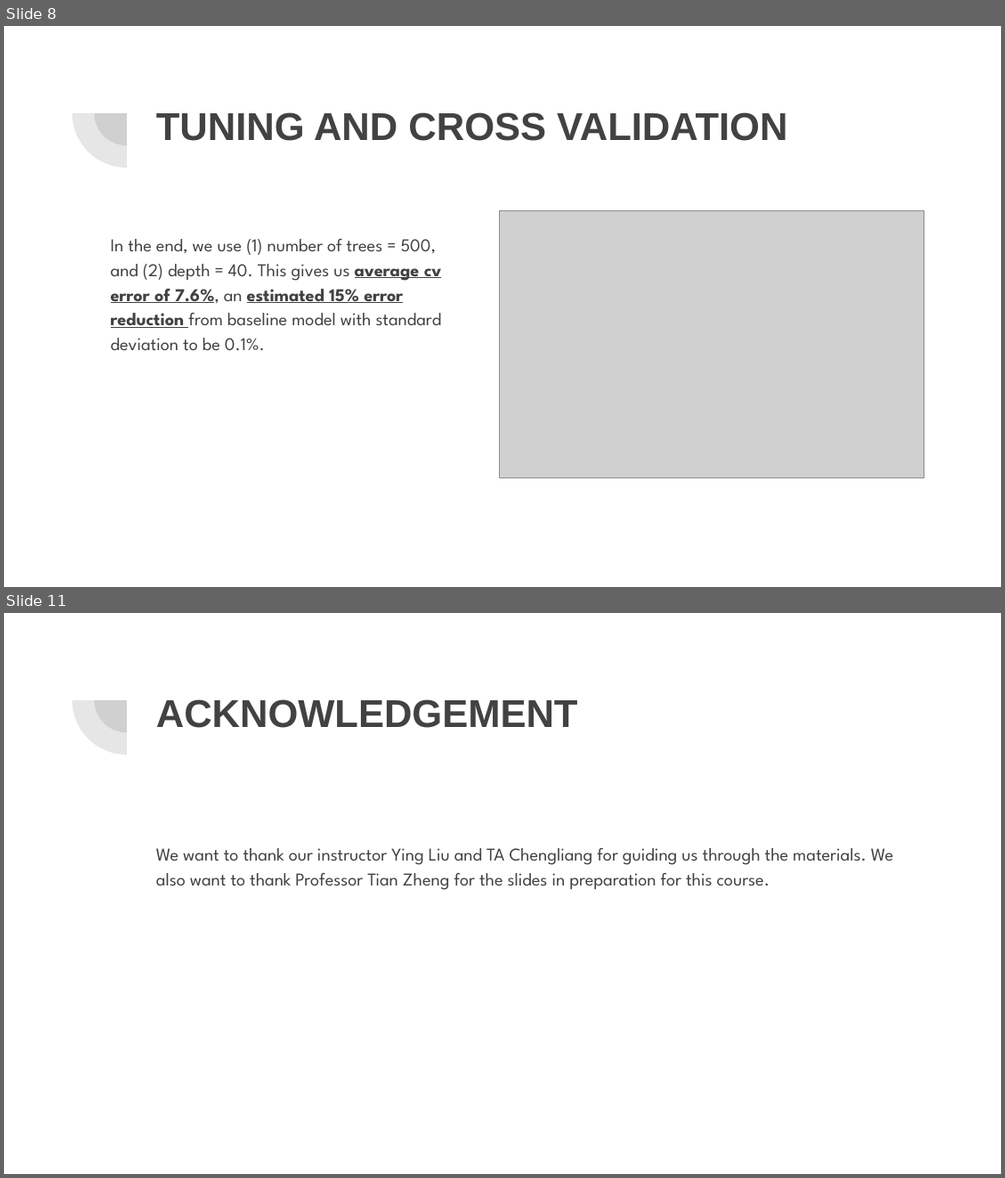
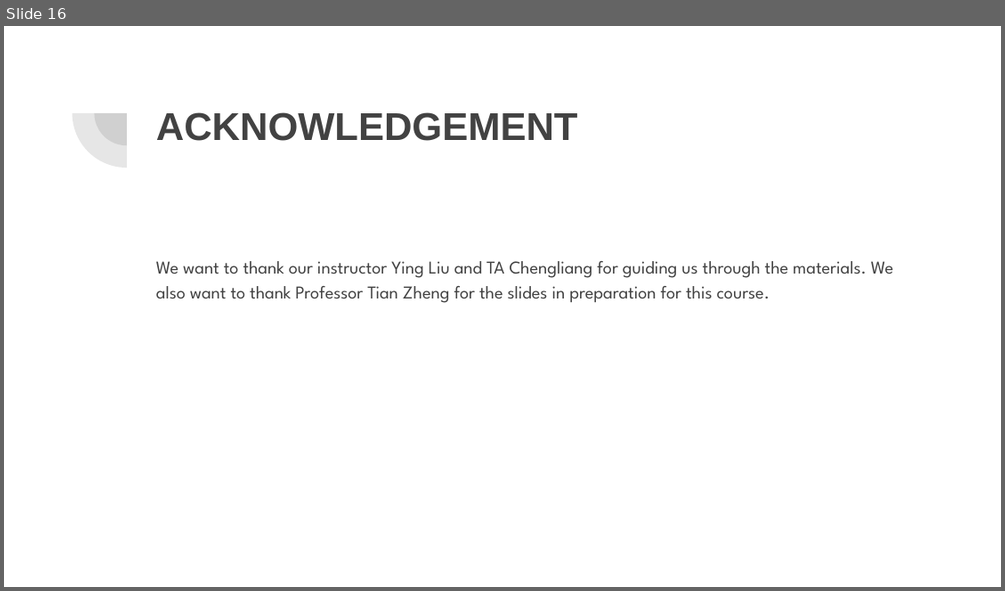
Before and after one commit to yiqiao-yin/Fall2018-Proj3-Sec1-grp4, a slide deck: doc/Presentation.pptx. Shown one above the other, each under a label of ours: slides 8 and 11 before the commit, slide 16 after it; the slides between them are not shown. The pictures are 1005x1178 and 1005x591 pixels, drawn with LibreOffice and Linux fonts; fonts in the diff are those of the drawing; grey boxes stand for pictures. Boxes give left, top, right and bottom in pixels: in the first picture for what was removed or moved away, otherwise in the second. Text is boxed around its words. In the diff, an @@ line names an element or a change of style, - is before the commit and + after.

```diff
--- a/doc/Presentation.pptx
+++ b/doc/Presentation.pptx
@@ slide 8 removed at (x1=4, y1=26, x2=1001, y2=587), background #FFFFFF; not listed: 2 template elements that a slide beside it also shows @@
@@ title removed at (x1=156, y1=112, x2=787, y2=141) @@
-TUNING AND CROSS VALIDATION
@@ picture removed at (x1=500, y1=210, x2=924, y2=477) @@
@@ text removed at (x1=111, y1=239, x2=442, y2=350) @@
-In the end, we use (1) number of trees = 500, and (2) depth = 40. This gives us average cv error of 7.6%, an estimated 15% error reduction from baseline model with standard deviation to be 0.1%.
@@ what was slide 11 is now slide 16 @@
```
Also in this commit, not shown: 3 slides changed, 10 slides added, 4 other slides removed.
